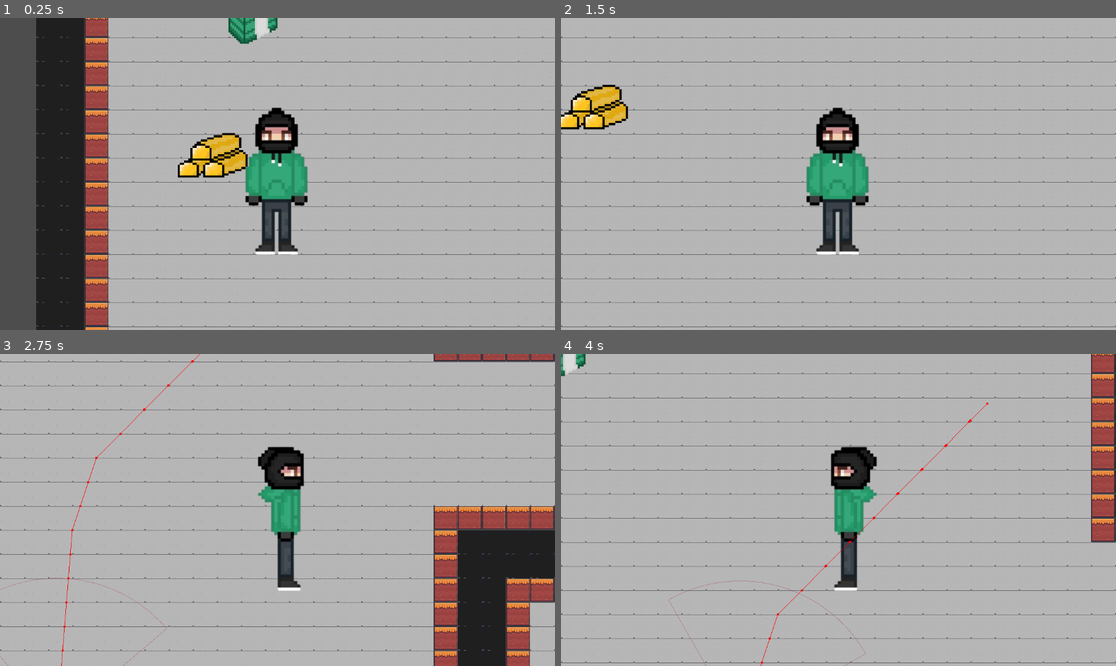
Above: before the commit, frames 1-4 (two rows, left to right).
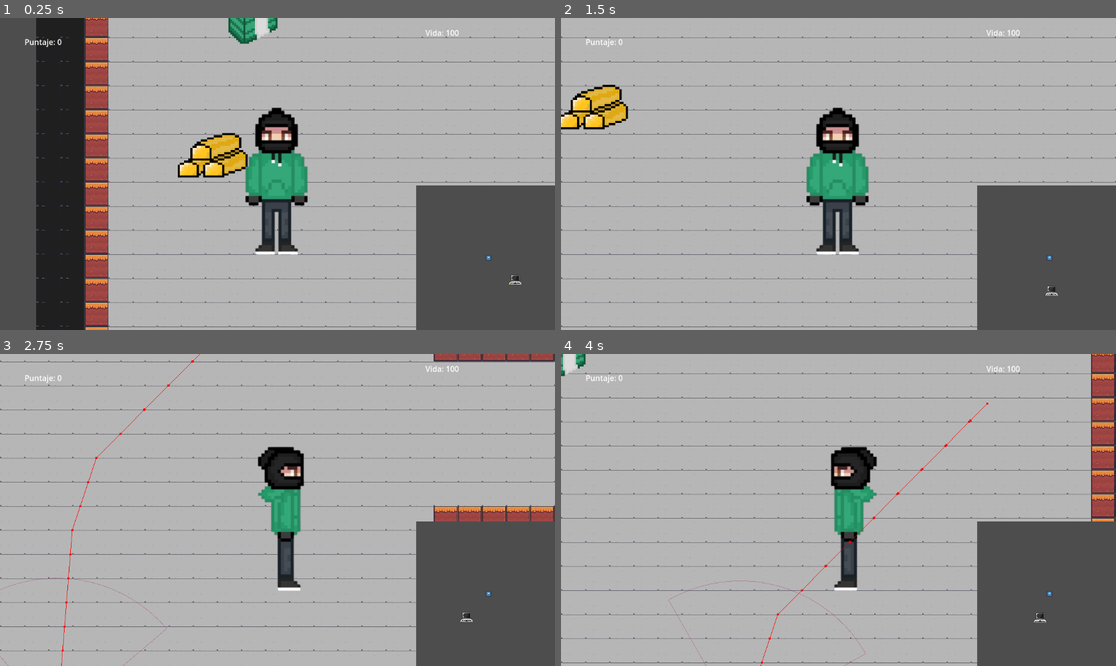
Above: after the commit, the same moments.

Repository: Xan-0/SilentStrikers
Game: Godot game, scene res://Escenas/Mapa.tscn
Same seed, same stepped clock (60 frames per second), same inputs: the game is played once before the commit and once after it. The engine's default icon, where the game draws it, is replaced by a stand-in: a white triangle on a blue panel in a dark square.
Inputs:
- Up to frame 1 (0.25 s): no input
- Up to frame 2 (1.5 s): hold Right (ui_right) 0.53-1.28 s; tap E (interactuar) at 0.6, 1.35 s; hold Down (ui_down) from 1.28 s (still down)
- Up to frame 3 (2.75 s): release Down (ui_down) at 2.03 s; hold Right (ui_right) from 2.03 s (still down); tap E (interactuar) at 2.1 s
- Up to frame 4 (4 s): release Right (ui_right) at 2.78 s; hold Up (ui_up) 2.78-3.53 s; tap E (interactuar) at 2.85, 3.6 s; hold Left (ui_left) from 3.53 s (still down)

The runs differ from the first frame. In frame 1, 12% of the frame differs, in the area x 4-100%, y 3-100%; in frame 2, 12%; in frame 3, 11%; in frame 4, 12%.

Commit message:
Creacion de HUD

Diff:
--- a/Silent Strikers (Alfa Muy temprana)/Escenas/Mapa.tscn
+++ b/Silent Strikers (Alfa Muy temprana)/Escenas/Mapa.tscn
@@ -1,10 +1,15 @@
-[gd_scene load_steps=11 format=4 uid="uid://df8wgc7fxnvva"]
+[gd_scene load_steps=16 format=4 uid="uid://df8wgc7fxnvva"]
 
 [ext_resource type="PackedScene" uid="uid://drs5cxv35r63x" path="res://Escenas/Player.tscn" id="1_lbiw5"]
 [ext_resource type="PackedScene" uid="uid://d1ouhuslclwme" path="res://Escenas/Guardia.tscn" id="2_qgw4m"]
+[ext_resource type="Script" uid="uid://deyufbfcfeppo" path="res://Escenas/canvas_layer.gd" id="3_1p004"]
 [ext_resource type="Texture2D" uid="uid://cuecitndoyo4b" path="res://Tiles mapas/Experimental.png" id="3_habko"]
 [ext_resource type="PackedScene" uid="uid://jyu2vbo07tku" path="res://Escenas/potenciador.tscn" id="5_1p004"]
 [ext_resource type="PackedScene" uid="uid://b2d1lacrstmpj" path="res://Escenas/item.tscn" id="5_rj58i"]
+[ext_resource type="Script" uid="uid://cf38ppbm0nchk" path="res://Escenas/sub_viewport.gd" id="7_h5d8a"]
+[ext_resource type="Script" uid="uid://bmb10fy424788" path="res://Escenas/node_2d.gd" id="8_7njfp"]
+[ext_resource type="Texture2D" uid="uid://b648k32s5ky7s" path="res://icon.svg" id="9_bi4ho"]
+[ext_resource type="Texture2D" uid="uid://bukx3iv34xhxd" path="res://Imagenes/item_robable_04.png" id="10_ian7j"]
 
 [sub_resource type="NavigationPolygon" id="NavigationPolygon_habko"]
 vertices = PackedVector2Array(25, 25, -25, 25, -25, -25, 25, -25)
@@ -98,3 +103,58 @@
 [node name="Area2D" parent="." instance=ExtResource("5_1p004")]
 position = Vector2(-81, 248)
 scale = Vector2(0.44, 0.44)
+
+[node name="CanvasLayer" type="CanvasLayer" parent="."]
+script = ExtResource("3_1p004")
+
+[node name="ScoreLabel" type="Label" parent="CanvasLayer"]
+anchors_preset = -1
+anchor_right = 0.193
+anchor_bottom = 0.182
+offset_left = 51.0
+offset_top = 38.0
+offset_right = -131.336
+offset_bottom = -56.936
+
+[node name="LifeLabel" type="Label" parent="CanvasLayer"]
+anchors_preset = -1
+anchor_right = 0.249
+anchor_bottom = 0.157
+offset_left = 883.0
+offset_top = 19.0
+offset_right = 636.152
+offset_bottom = -59.736
+
+[node name="TextureRect" type="TextureRect" parent="CanvasLayer"]
+offset_right = 40.0
+offset_bottom = 40.0
+
+[node name="SubViewportContainer" type="SubViewportContainer" parent="CanvasLayer"]
+top_level = true
+anchors_preset = -1
+anchor_left = 0.047
+anchor_top = 0.5
+anchor_right = 0.047
+anchor_bottom = 0.5
+offset_left = 809.856
+offset_top = 24.0
+offset_right = 1321.86
+offset_bottom = 536.0
+
+[node name="SubViewport" type="SubViewport" parent="CanvasLayer/SubViewportContainer"]
+handle_input_locally = false
+size = Vector2i(300, 300)
+render_target_update_mode = 4
+script = ExtResource("7_h5d8a")
+
+[node name="Camera2D" type="Camera2D" parent="CanvasLayer/SubViewportContainer/SubViewport"]
+zoom = Vector2(0.1, 0.1)
+
+[node name="Node2D" type="Node2D" parent="CanvasLayer/SubViewportContainer/SubViewport"]
+script = ExtResource("8_7njfp")
+
+[node name="jugador_icono" type="Sprite2D" parent="CanvasLayer/SubViewportContainer/SubViewport/Node2D"]
+texture = ExtResource("9_bi4ho")
+
+[node name="guardia_icono" type="Sprite2D" parent="CanvasLayer/SubViewportContainer/SubViewport/Node2D"]
+texture = ExtResource("10_ian7j")
--- a/Silent Strikers (Alfa Muy temprana)/Escenas/Player.tscn
+++ b/Silent Strikers (Alfa Muy temprana)/Escenas/Player.tscn
@@ -1,14 +1,14 @@
 [gd_scene load_steps=11 format=3 uid="uid://drs5cxv35r63x"]
 
 [ext_resource type="Texture2D" uid="uid://d062d0heupd2h" path="res://Sprites/Ladron.png" id="1_83e7o"]
-[ext_resource type="Script" uid="uid://dib8nk5h42s3f" path="res://Codigos/animation_player.gd" id="2_wwpud"]
+[ext_resource type="Script" path="res://Codigos/animation_player.gd" id="2_wwpud"]
 
 [sub_resource type="GDScript" id="GDScript_xhfnw"]
 script/source = "extends CharacterBody2D
 # Velocidad de movimiento
-var puntaje
+var puntaje = 0
 var speed = 500
-var salud
+var salud = 100
 
 func _ready():
 	salud = 100
--- /dev/null
+++ b/Silent Strikers (Alfa Muy temprana)/Escenas/canvas_layer.gd
@@ -0,0 +1,27 @@
+extends CanvasLayer
+
+@onready var score_label = $ScoreLabel
+@onready var life_label = $LifeLabel
+var player: CharacterBody2D
+
+func _ready():
+	player = get_node("../Ladron")  # Ajusta la ruta al nodo del jugador
+
+	# Verificar si la referencia al jugador es válida
+	if player == null:
+		print("Error: El nodo 'Ladron' no se encuentra.")
+		return  # Detiene la ejecución si no se encuentra el jugador
+
+	update_hud()
+
+func _process(delta):
+	if player != null:
+		update_hud()
+
+func update_hud():# Actualiza las etiquetas del HUD con los valores del jugador
+
+	if player != null:
+		score_label.text = "Puntaje: " + str(player.puntaje)
+		life_label.text = "Vida: " + str(player.salud)
+	else:
+		print("El jugador no está disponible.")
--- /dev/null
+++ b/Silent Strikers (Alfa Muy temprana)/Escenas/node_2d.gd
@@ -0,0 +1,10 @@
+extends Node2D  # o SubViewport si lo ponés ahí
+
+@onready var jugador_icono = $jugador_icono
+@onready var enemigo_icono = $guardia_icono
+@onready var jugador = get_node("/root/Mapa de Prueba/Ladron")
+@onready var enemigo = get_node("/root/Mapa de Prueba/Guardia 2")  # Cambiá si es distinto
+
+func _process(_delta):
+	jugador_icono.global_position = jugador.global_position
+	enemigo_icono.global_position = enemigo.global_position
--- /dev/null
+++ b/Silent Strikers (Alfa Muy temprana)/Escenas/sub_viewport.gd
@@ -0,0 +1,8 @@
+extends SubViewport
+
+@onready var minimap_camera = $Camera2D
+@onready var player = get_node("/root/Mapa de Prueba/Ladron")  # Cambiá esta ruta si es diferente
+
+func _process(_delta):
+	if player and minimap_camera:
+		minimap_camera.global_position = player.global_position
Not shown, added: Silent Strikers (Alfa Muy temprana)/Escenas/canvas_layer.gd.uid
Not shown, added: Silent Strikers (Alfa Muy temprana)/Escenas/node_2d.gd.uid
Not shown, added: Silent Strikers (Alfa Muy temprana)/Escenas/sub_viewport.gd.uid
